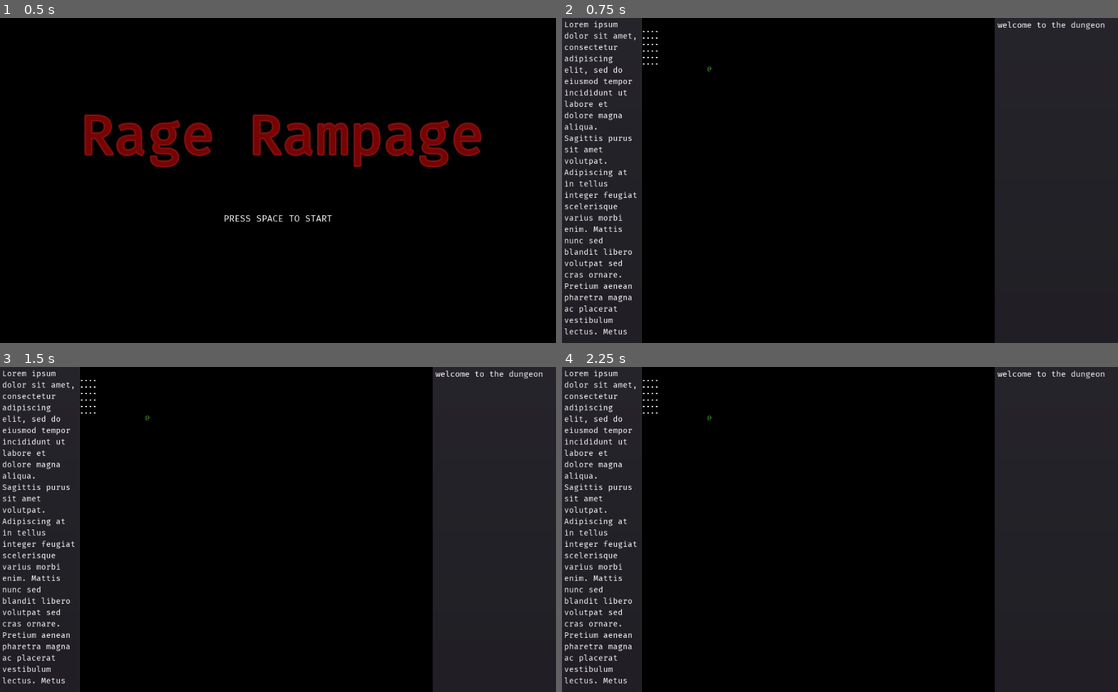
Above: before the commit, frames 1-4 (two rows, left to right).
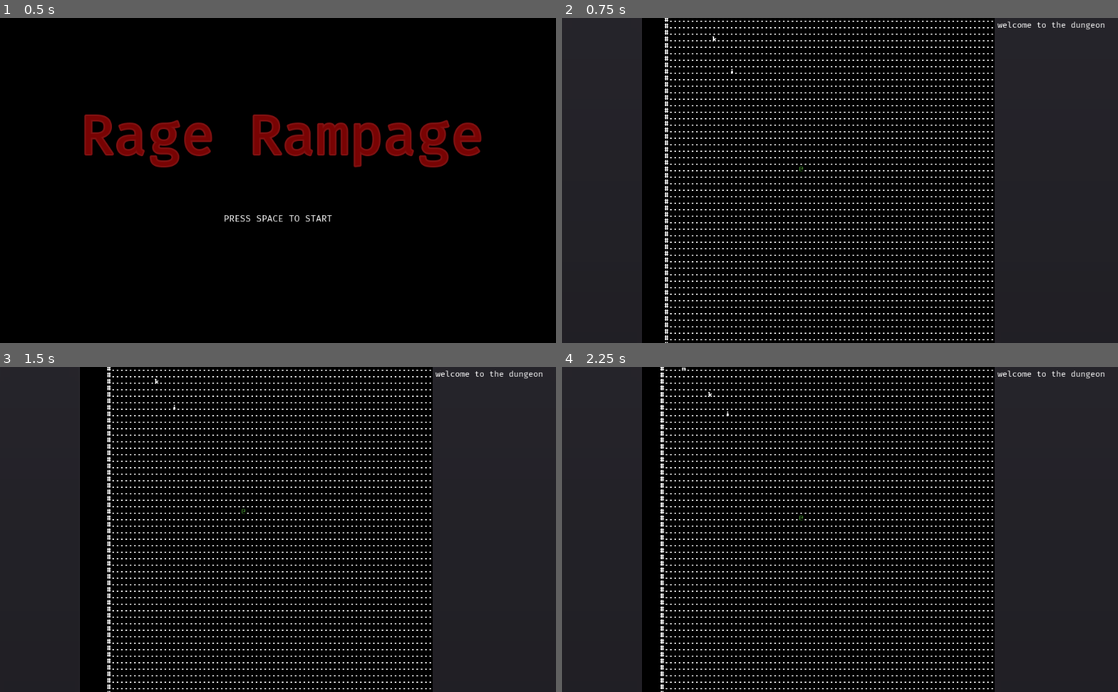
Above: after the commit, the same moments.

Repository: redxaxder/7DRL2022
Game: Godot game, scene res://scenes/root.tscn
Two runs of this game, one before a commit and one after it. Both use one fixed random seed, a clock stepped at 60 frames per second and the inputs below.
Inputs:
- Up to frame 1 (0.5 s): no input
- Up to frame 2 (0.75 s): tap Space (action) at 0.5 s; hold Right (right) from 0.53 s (still down); hold Space (action) from 0.53 s (still down)
- Up to frame 3 (1.5 s): release Right (right) at 1.28 s; release Space (action) at 1.28 s; hold Down (down) from 1.28 s (still down); tap . (pass) at 1.35 s
- Up to frame 4 (2.25 s): tap Enter at 2 s; release Down (down) at 2.03 s; hold Right (right) from 2.03 s (still down); hold Space (action) from 2.03 s (still down)

Frame 1 is identical in both runs. In frame 2, 9.0% of the frame differs, in the area x 0-78%, y 0-100%; in frame 3, 8.9%; in frame 4, 9.0%.
Error before the commit: Parse Error: The identifier "Weapon" isn't a valid type (not a script or class), or couldn't be found on base "self". (res://sprites/pc.gd:16)

Commit message:
correct knight behavior

Diff:
--- a/sprites/knight.gd
+++ b/sprites/knight.gd
@@ -4,23 +4,32 @@
 var cur_block_cooldown: int = 0
 const block_chance: float = 0.25
 var blocking = false
+const block_duration: int = 2
+var cur_block_duration: int = 0
 
 func _ready():
 	self.name = "knight"
 	._ready()
 
 func on_turn():
-	if .pc_adjacent():
-		attack()
-	else:
-		var next = .seek_to_player()
-		set_pos(next)
+	if blocking:
+		if cur_block_duration < block_duration:
+			cur_block_duration += 1
+		else:
+			blocking = false
+	if not blocking:
+		if .pc_adjacent():
+			attack()
+		else:
+			var next = .seek_to_player()
+			set_pos(next)
 
 func attack():
 	if not self.blocking:
 		if rand_range(0, 1) < block_chance and self.cur_block_cooldown == 0:
 			self.combatLog.say("the knight readies his shield!")
 			self.blocking = true
+			self.cur_block_duration = 0
 		else:
 			self.combatLog.say("the knight stabs you!")
 			self.pc.injure()
@@ -44,6 +53,6 @@
 	self.transform.origin.x = float(t_pos.x)
 	self.transform.origin.y = float(t_pos.y)
 	if self.blocking:
-		self.modulate = Color(0, 0, 1)
+		self.modulate = Color(0.460938, 0.460938, 1)
 	else:
 		self.modulate = Color(1, 1, 1)
--- a/sprites/pc.gd
+++ b/sprites/pc.gd
@@ -13,7 +13,7 @@
 var attack: Attack
 
 var pickup: Pickup = null
-var weapon: Weapon = null
+var weapon = null
 
 var punch = preload("res://lib/attacks/punch.gd").new()
 
